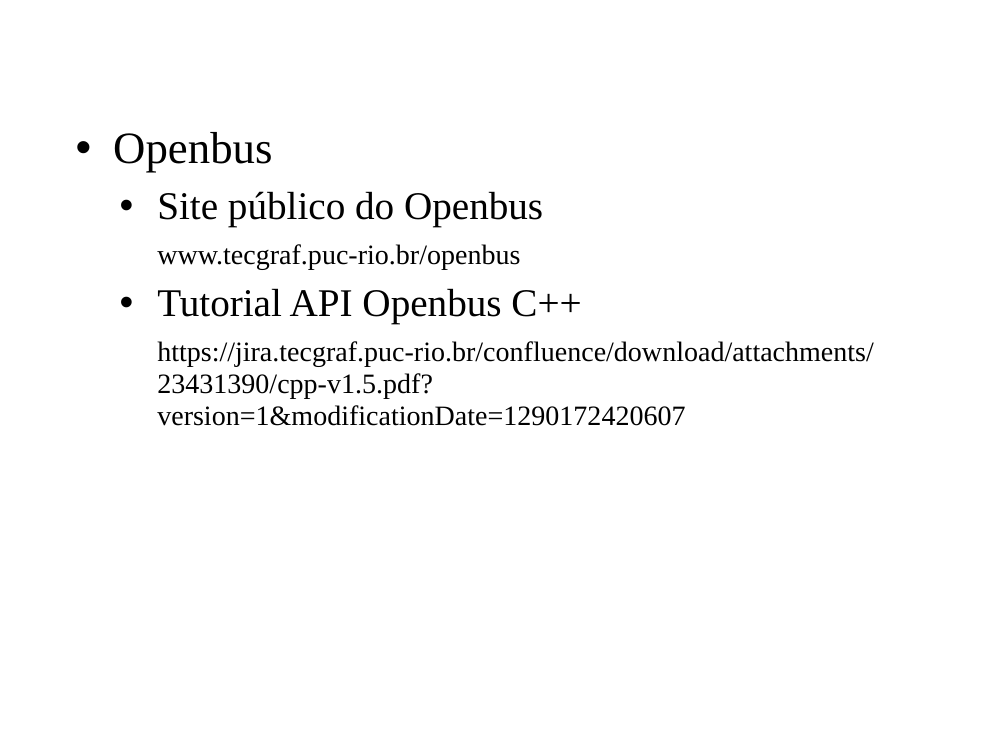
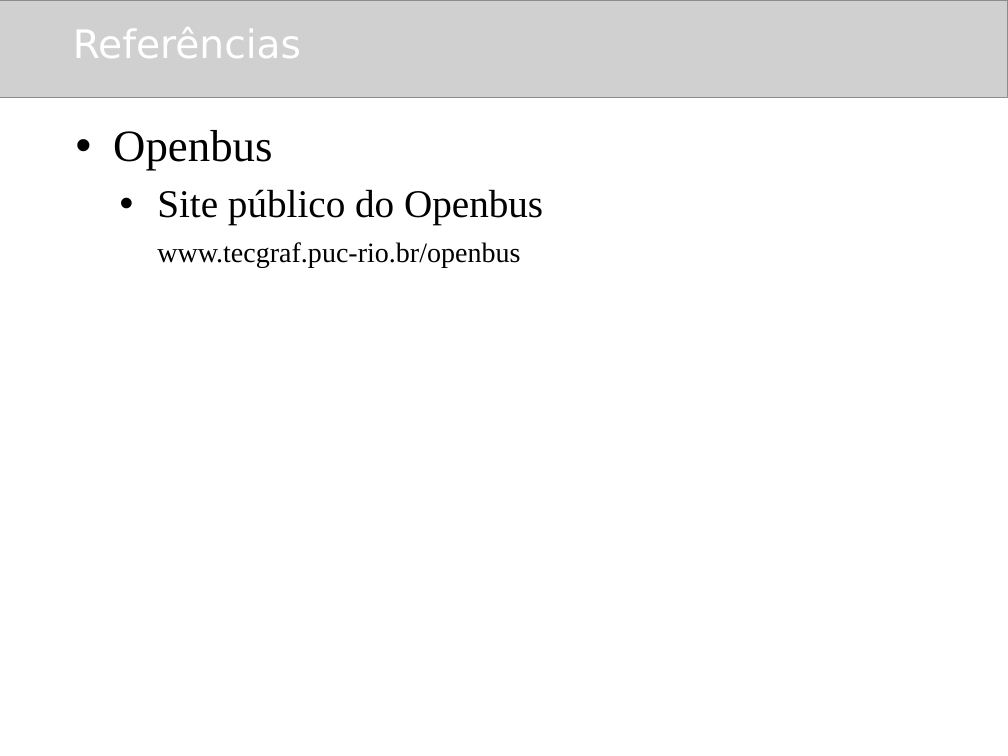
Before and after one commit to amadeubarbosa/openbus-core, a slide deck: slide 3 of docs/cursos/developer/cpp/1.Agenda_CPP.ppt. Drawn at 1008x756 pixels with LibreOffice and Linux fonts; fonts in the diff are those of the drawing; grey boxes stand for pictures; background and template pictures are left out. Boxes give left, top, right and bottom in pixels: in the first picture for what was removed or moved away, otherwise in the second. Text is boxed around its words. In the diff, an @@ line names an element or a change of style, - is before the commit and + after.

Commit message:
OPENBUS-2030 Revisar os slides do curso

```diff
--- a/docs/cursos/developer/cpp/1.Agenda_CPP.ppt
+++ b/docs/cursos/developer/cpp/1.Agenda_CPP.ppt
@@ picture added at [0,0,1008,98] @@
@@ title "Referências" at [73,27,301,58]: bold off @@
@@ text at [157,288,874,426]: paragraphs removed @@
-  • Tutorial API Openbus C++
-  https://jira.tecgraf.puc-rio.br/confluence/download/attachments/23431390/cpp-v1.5.pdf?version=1&modificationDate=1290172420607
```
Also in this commit, not shown: 6 other slides changed, 1 other file.
